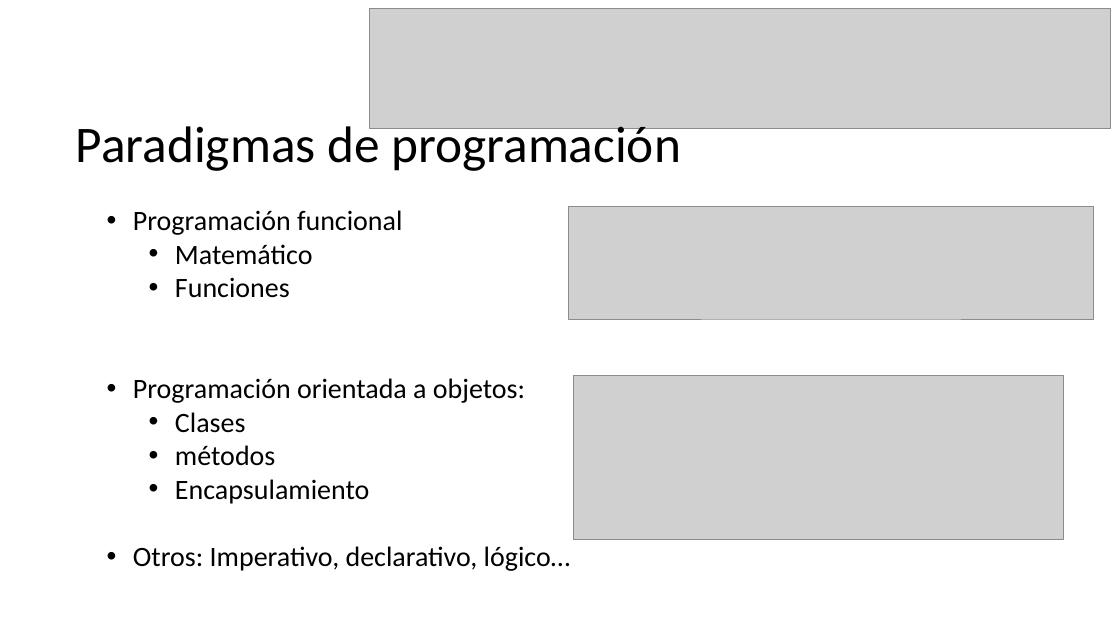
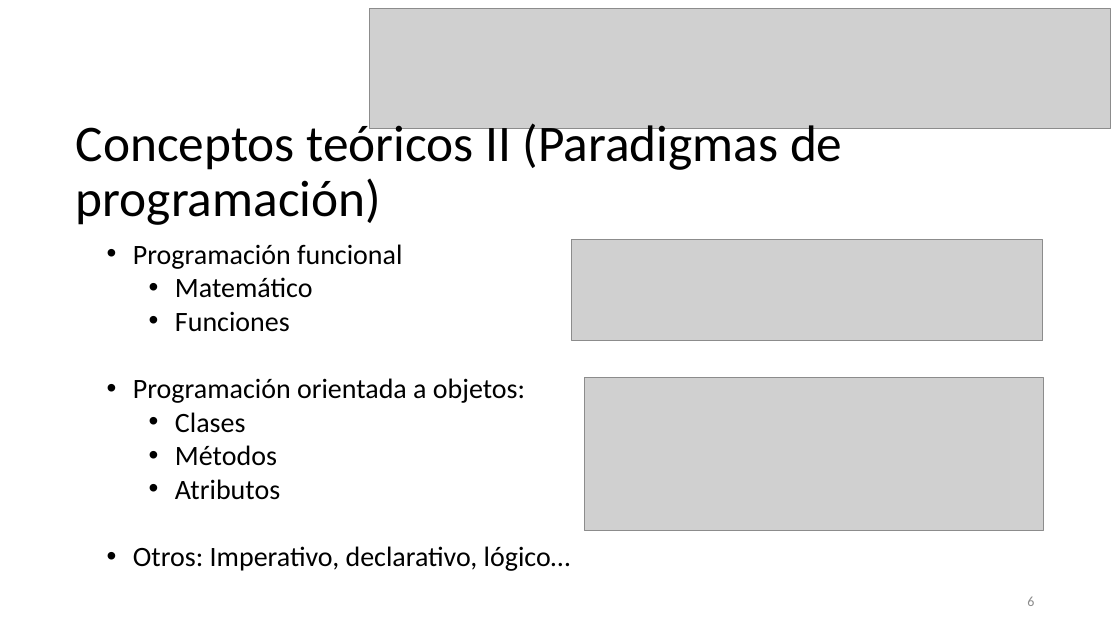
Before and after one commit to BlancaBC/Gravity, a slide deck: slide 6 of Presentacion.pptx (slide 5 before the commit). Drawn at 1120x630 pixels with LibreOffice and Linux fonts; fonts in the diff are those of the drawing; grey boxes stand for pictures. Boxes give left, top, right and bottom in pixels: in the first picture for what was removed or moved away, otherwise in the second. Text is boxed around its words. In the diff, an @@ line names an element or a change of style, - is before the commit and + after.

```diff
--- a/Presentacion.pptx
+++ b/Presentacion.pptx
@@ title at [76, 118, 842, 225]: text changed @@
-Paradigmas de programación
+Conceptos teóricos II (Paradigmas de programación)
@@ picture: place and size @@
-picture at [569, 207, 1093, 319]
+picture at [572, 239, 1044, 340]
@@ picture: place and size @@
-picture at [574, 376, 1064, 539]
+picture at [584, 377, 1043, 531]
@@ text at [175, 445, 280, 500]: text changed @@
-  • métodos
-  • Encapsulamiento
+  • Métodos
+  • Atributos
@@ page number added at [1027, 597, 1034, 606], 12 pt, text #8C8C8C @@
+6
```
Also in this commit, not shown: 11 other slides changed, 1 slide added.
